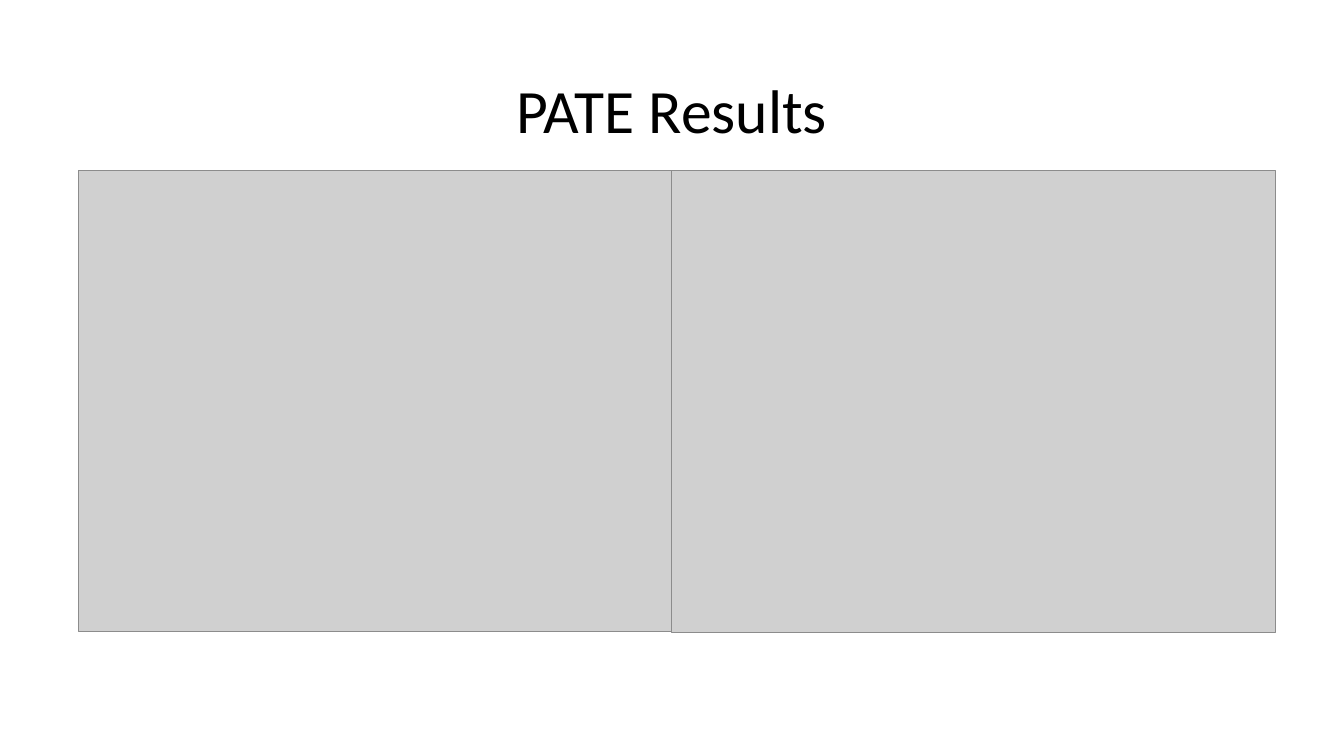
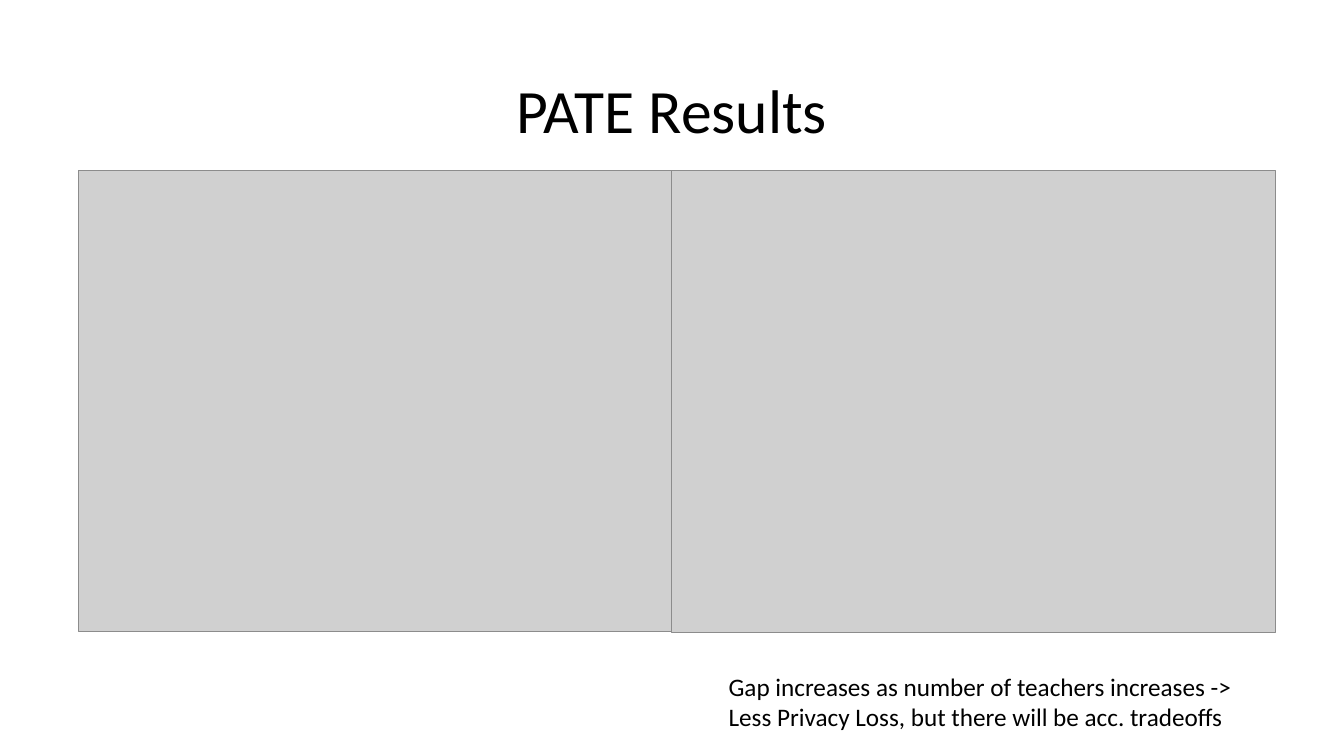
Before and after one commit to aisecure/aisecure.github.io, a slide deck: slide 22 of TEACHING/files/2019/1107/hari_aml.pptx (slide 19 before the commit). Drawn at 1344x756 pixels with LibreOffice and Linux fonts; fonts in the diff are those of the drawing; grey boxes stand for pictures. Boxes give left, top, right and bottom in pixels: in the first picture for what was removed or moved away, otherwise in the second. Text is boxed around its words. In the diff, an @@ line names an element or a change of style, - is before the commit and + after.

```diff
--- a/TEACHING/files/2019/1107/hari_aml.pptx
+++ b/TEACHING/files/2019/1107/hari_aml.pptx
@@ text added at (729, 678, 1222, 730), 18 pt, text #000000 @@
+Gap increases as number of teachers increases -> Less Privacy Loss, but there will be acc. tradeoffs
```
Also in this commit, not shown: 10 other slides changed, 5 slides added, 2 slides removed.
